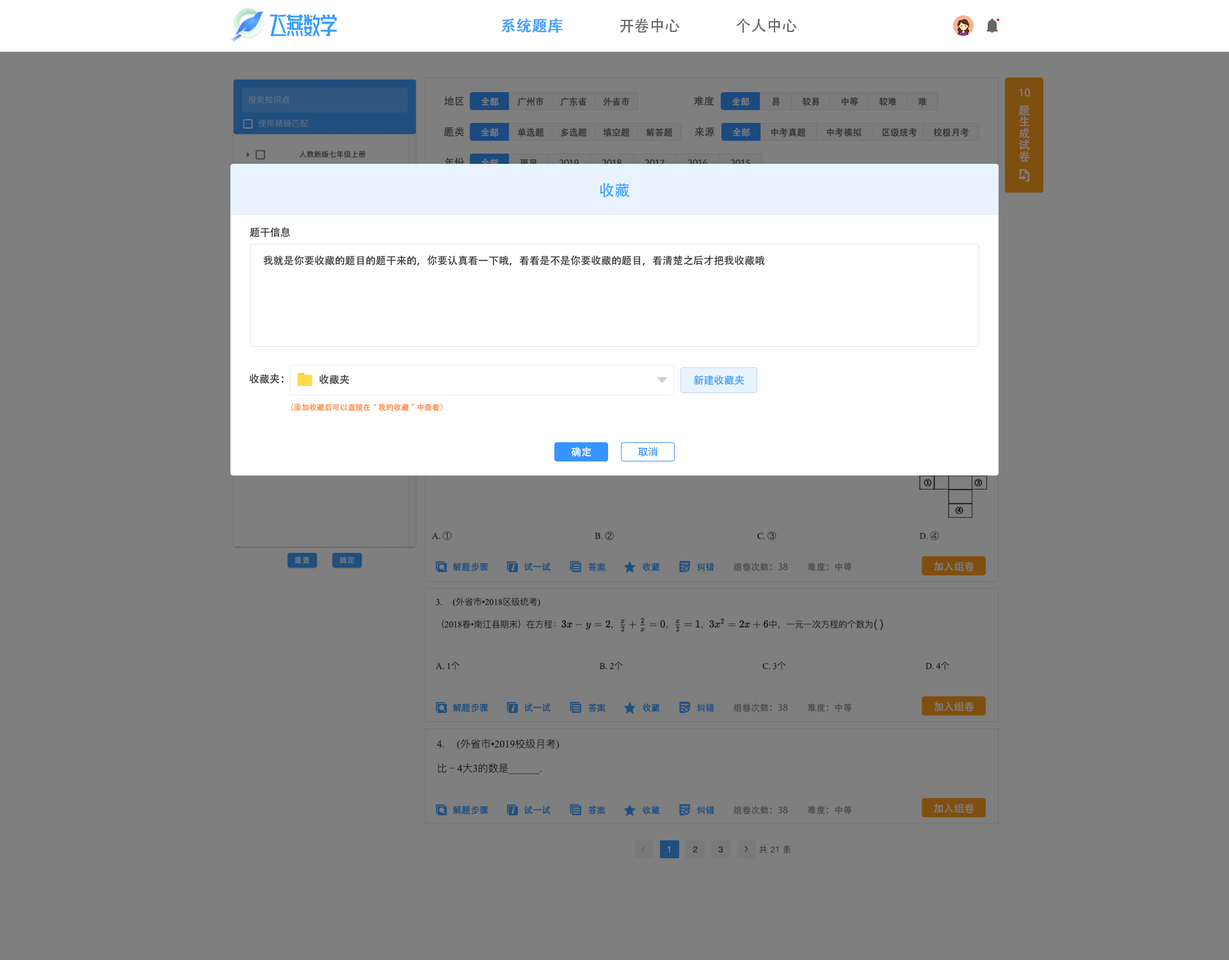
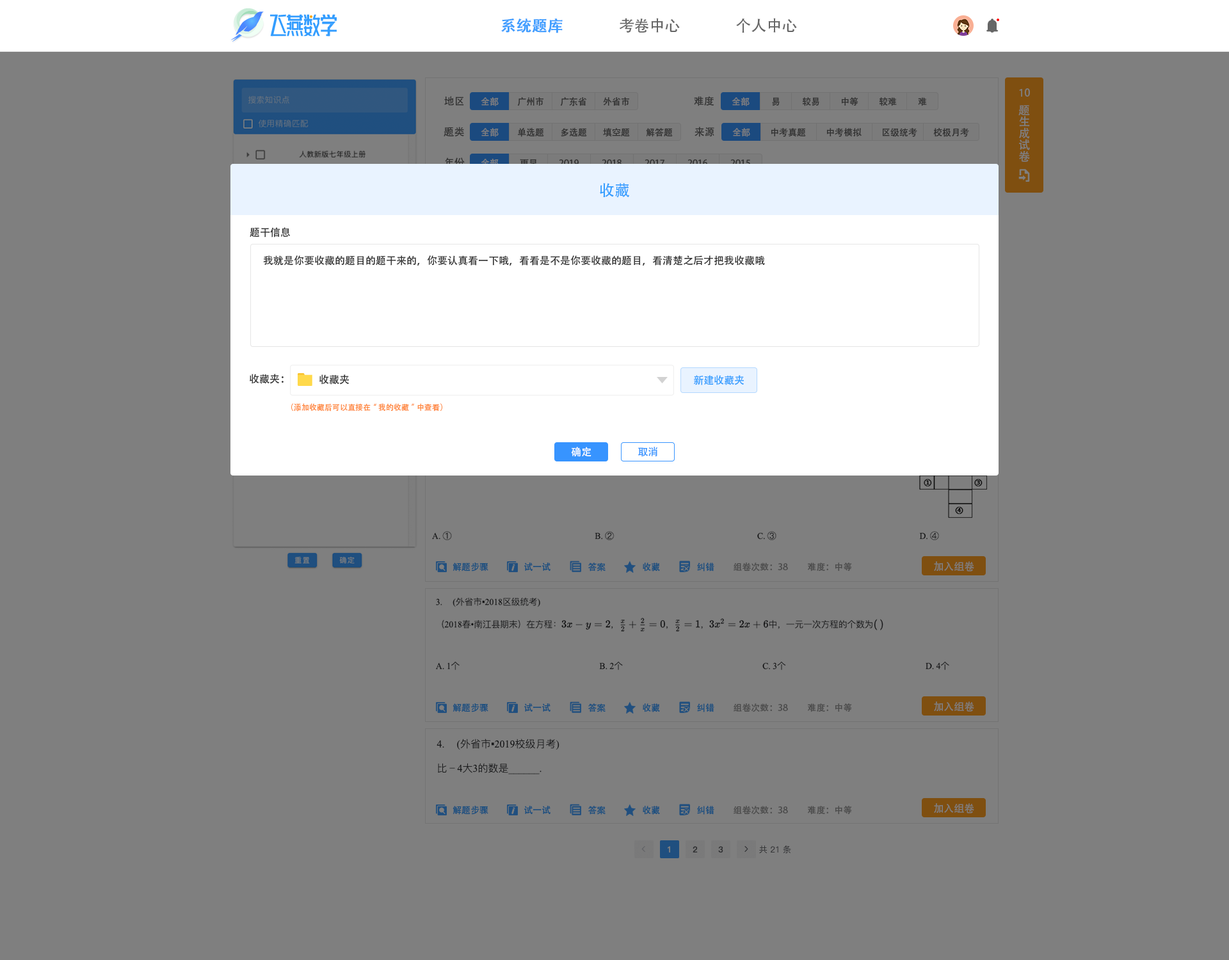
Revision of a layered 1229px x 960px image; what changed, layer by layer:
renamed "开卷中心" to "考卷中心", painted on it over [618, 17, 634, 33]
